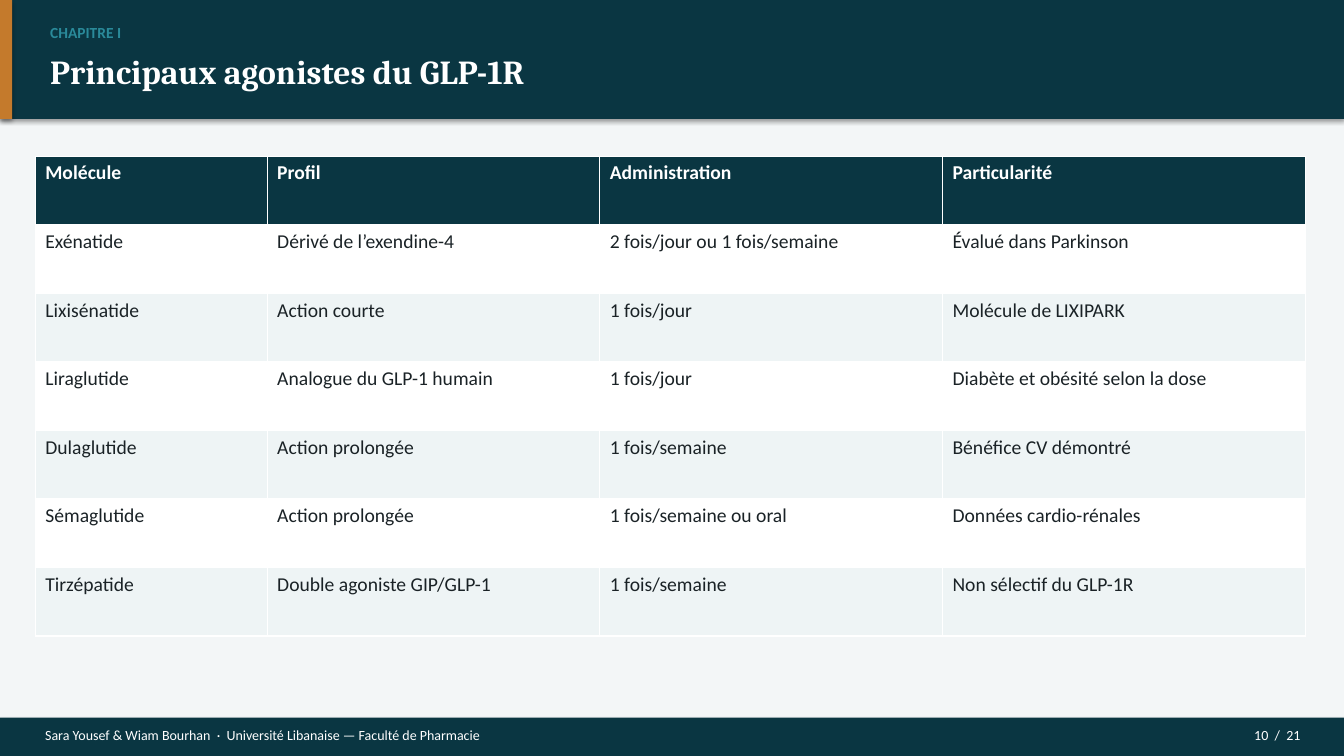
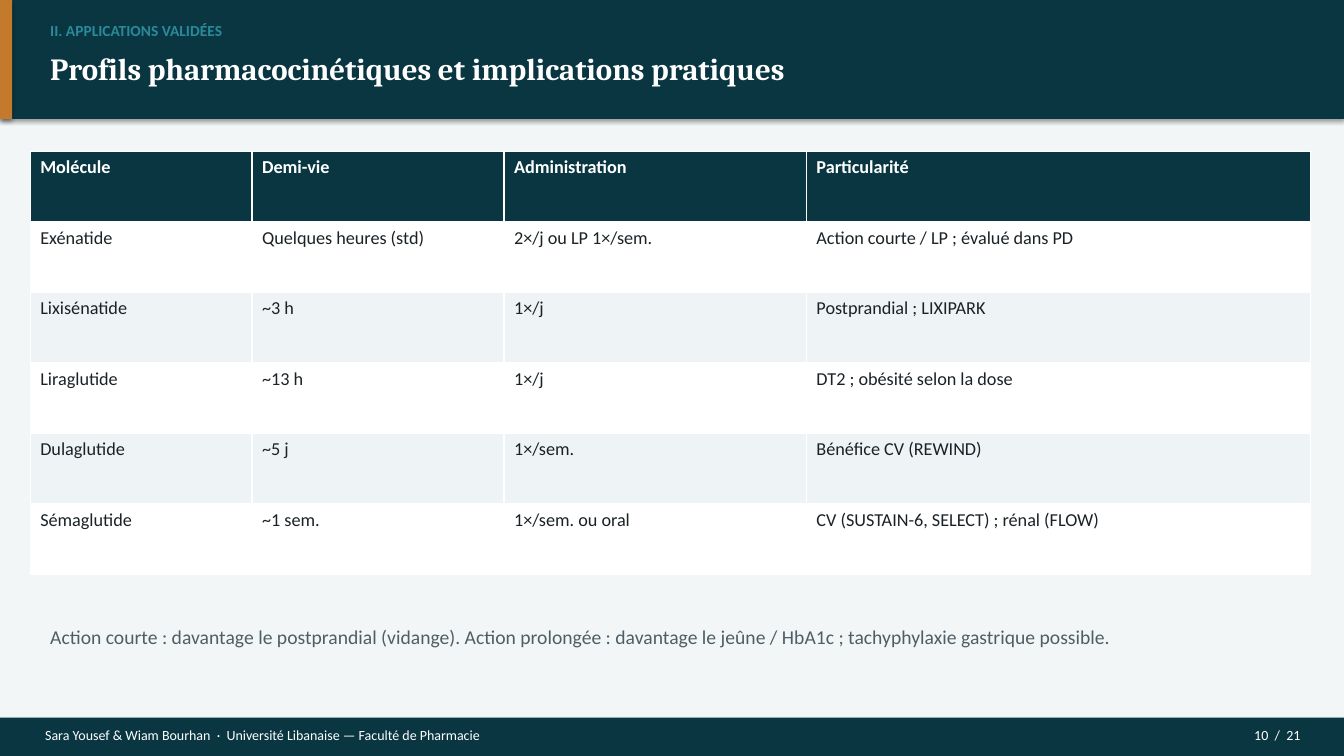
Before and after one commit to Mashtal-Platform/mashtal-platform, a slide deck: slide 10 of docs/presentation/Soutenance_GLP1_Parkinson.pptx. Drawn at 1344x756 pixels with LibreOffice and Linux fonts; fonts in the diff are those of the drawing. Boxes give left, top, right and bottom in pixels: in the first picture for what was removed or moved away, otherwise in the second. Text is boxed around its words. In the diff, an @@ line names an element or a change of style, - is before the commit and + after.

```diff
--- a/docs/presentation/Soutenance_GLP1_Parkinson.pptx
+++ b/docs/presentation/Soutenance_GLP1_Parkinson.pptx
@@ text removed at [50,28,121,38] @@
-CHAPITRE I
@@ text added at [50,23,222,36], 11 pt, text #2A8A9A, bold @@
+II. APPLICATIONS VALIDÉES
@@ text added at [50,58,784,87], 22 pt, text #FFFFFF, bold @@
+Profils pharmacocinétiques et implications pratiques
@@ text removed at [50,60,524,92] @@
-Principaux agonistes du GLP-1R
@@ table at [30,151,1311,575] @@
-row 1: Molécule | Profil | Administration | Particularité
-row 2: Exénatide | Dérivé de l’exendine-4 | 2 fois/jour ou 1 fois/semaine | Évalué dans Parkinson
-row 3: Lixisénatide | Action courte | 1 fois/jour | Molécule de LIXIPARK
-row 4: Liraglutide | Analogue du GLP-1 humain | 1 fois/jour | Diabète et obésité selon la dose
-row 5: Dulaglutide | Action prolongée | 1 fois/semaine | Bénéfice CV démontré
-row 6: Sémaglutide | Action prolongée | 1 fois/semaine ou oral | Données cardio-rénales
-row 7: Tirzépatide | Double agoniste GIP/GLP-1 | 1 fois/semaine | Non sélectif du GLP-1R
+row 1: Molécule | Demi-vie | Administration | Particularité
+row 2: Exénatide | Quelques heures (std) | 2×/j ou LP 1×/sem. | Action courte / LP ; évalué dans PD
+row 3: Lixisénatide | ~3 h | 1×/j | Postprandial ; LIXIPARK
+row 4: Liraglutide | ~13 h | 1×/j | DT2 ; obésité selon la dose
+row 5: Dulaglutide | ~5 j | 1×/sem. | Bénéfice CV (REWIND)
+row 6: Sémaglutide | ~1 sem. | 1×/sem. ou oral | CV (SUSTAIN-6, SELECT) ; rénal (FLOW)
@@ table: place and size @@
-table at [35,156,1306,636]
+table at [30,151,1311,575]
@@ text added at [50,630,1110,648], 14 pt, text #4E5E66 @@
+Action courte : davantage le postprandial (vidange). Action prolongée : davantage le jeûne / HbA1c ; tachyphylaxie gastrique possible.
```
Also in this commit, not shown: 13 other slides changed, 7 slides added, 7 slides removed, 22 other files.
